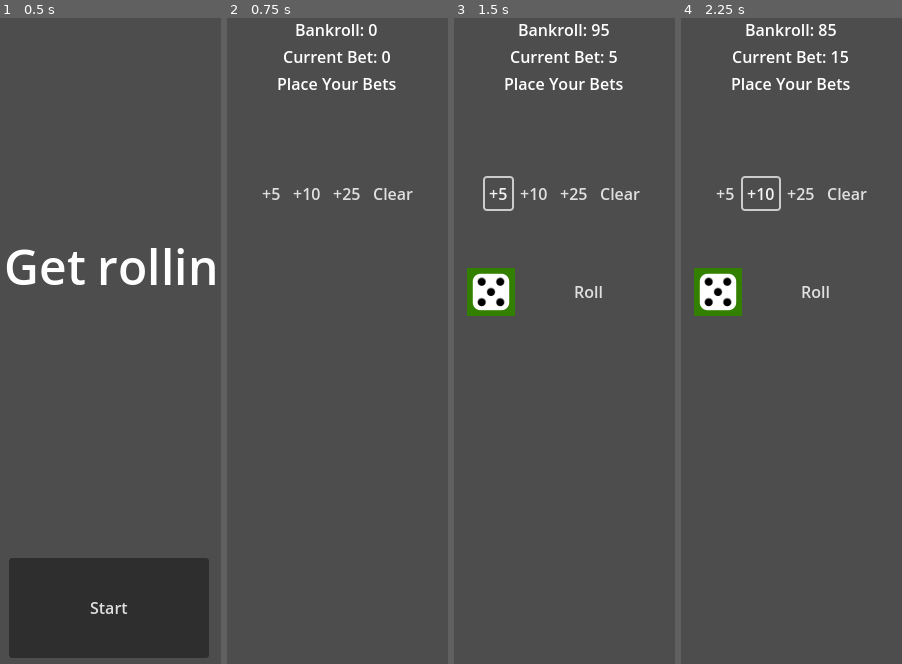
Above: before the commit, frames 1-4 (left to right).
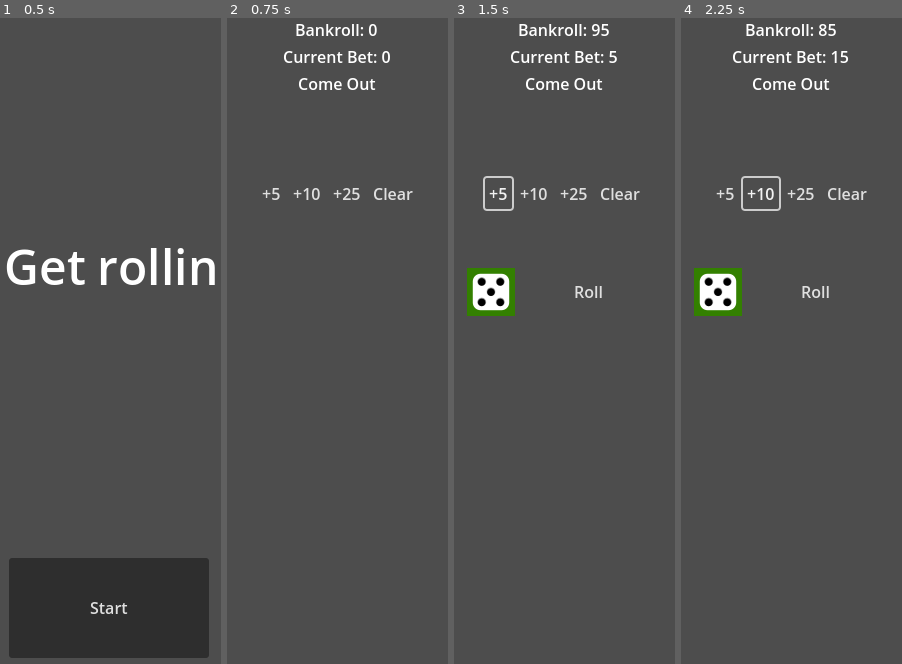
Above: after the commit, the same moments.

Repository: asarenski/godotCraps
Game: Godot game, scene res://src/scenes/main.tscn
Two runs of this game, one before a commit and one after it. Both use one fixed random seed, a clock stepped at 60 frames per second and the inputs below.
Inputs:
- Up to frame 1 (0.5 s): no input
- Up to frame 2 (0.75 s): click "Start" at 0.5 s
- Up to frame 3 (1.5 s): click "+5" at 1.25 s
- Up to frame 4 (2.25 s): click "+10" at 2 s

Frame 1 is identical in both runs. In frame 2, 0.6% of the frame differs, in the area x 23-77%, y 9-12%; in frame 3, 0.6%; in frame 4, 0.6%.

Commit message:
refactor method case

Diff:
--- a/src/scenes/hud.gd
+++ b/src/scenes/hud.gd
@@ -20,7 +20,7 @@
 	$"../Start".start_game.connect(_on_start_game)
 
 	# hide stuff
-	hideDiceResult()
+	hide_dice_result()
 
 func _on_start_game():
 	show()
@@ -40,16 +40,16 @@
 func update_round_result(result_text: String):
 	$Results/RoundResult.text = result_text
 
-func showDiceResult():
+func show_dice_result():
 	$Results/DiceResult.show()
 
-func hideDiceResult():
+func hide_dice_result():
 	$Results/DiceResult.hide()
 
-func showRoundResult():
+func show_round_result():
 	$Results/RoundResult.show()
 
-func hideRoundResult():
+func hide_round_result():
 	$Results/RoundResult.hide()
 
 func _on_bet_5_pressed():
@@ -77,4 +77,4 @@
 	$RollButton.set_disabled(false)
 	var dice_values = dice_roller.result.values()
 	update_dice_result(dice_values[0], dice_values[1])
-	showDiceResult()
+	show_dice_result()
--- a/src/state/comeout_betting_state.gd
+++ b/src/state/comeout_betting_state.gd
@@ -6,7 +6,7 @@
 	super(change_state, previous_state, hud)
 	game_phase = State.GamePhase.COME_OUT
 	point = null
-	hud.update_phase("Place Your Bets")
+	hud.update_phase("Come Out")
 	hud.get_node("BetButtons").show()
 	hud.get_node("RollButton").hide()
 	hud.bet_increased.connect(_on_bet_increased)
@@ -22,15 +22,15 @@
 		update_bet(bet + amount)
 		bankroll -= amount
 		hud.update_bankroll(bankroll)
-		hud.hideDiceResult()
-		hud.hideRoundResult()
+		hud.hide_dice_result()
+		hud.hide_round_result()
 
 func _on_bet_cleared() -> void:
 	bankroll += bet
 	update_bet(0)
 	hud.update_bankroll(bankroll)
-	hud.hideDiceResult()
-	hud.hideRoundResult()
+	hud.hide_dice_result()
+	hud.hide_round_result()
 
 func _on_roll_requested() -> void:
 	if bet > 0:
--- a/src/state/lose_round_state.gd
+++ b/src/state/lose_round_state.gd
@@ -7,5 +7,5 @@
 	bet = 0
 	hud.update_bet(bet)
 	hud.update_round_result("You Lose!")
-	hud.showRoundResult()
+	hud.show_round_result()
 	change_state.call(StateFactory.StateNames.COMEOUT_BETTING)
--- a/src/state/win_round_state.gd
+++ b/src/state/win_round_state.gd
@@ -10,7 +10,7 @@
 
 	hud.update_bet(bet)
 	hud.update_bankroll(bankroll)
-	hud.update_round_result("You Win: %d" % previous_state.bet)
-	hud.showRoundResult()
+	hud.update_round_result("You Win!")
+	hud.show_round_result()
 
 	change_state.call(StateFactory.StateNames.COMEOUT_BETTING)
